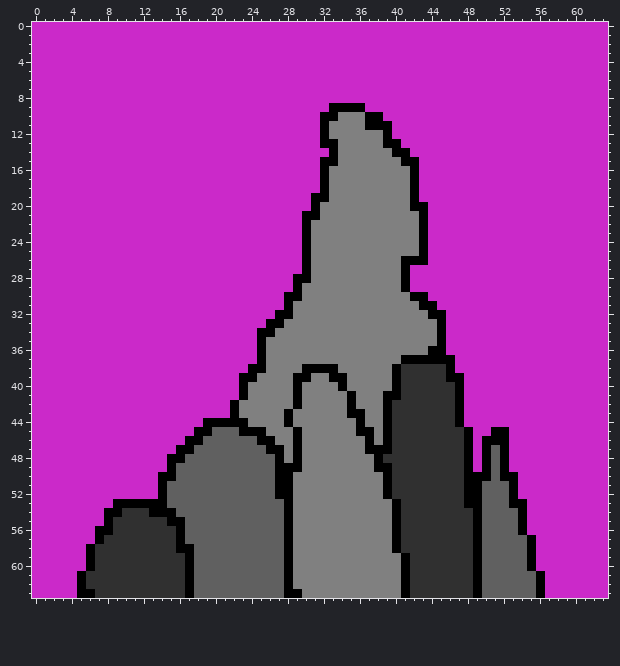
Pixel-art sprite -- Sprites/Turret/1.png. The picture above was drawn from the file before the commit.
The file is 64x64 pixels. Colours within 5 levels of each other are drawn and written as one.
After the commit:
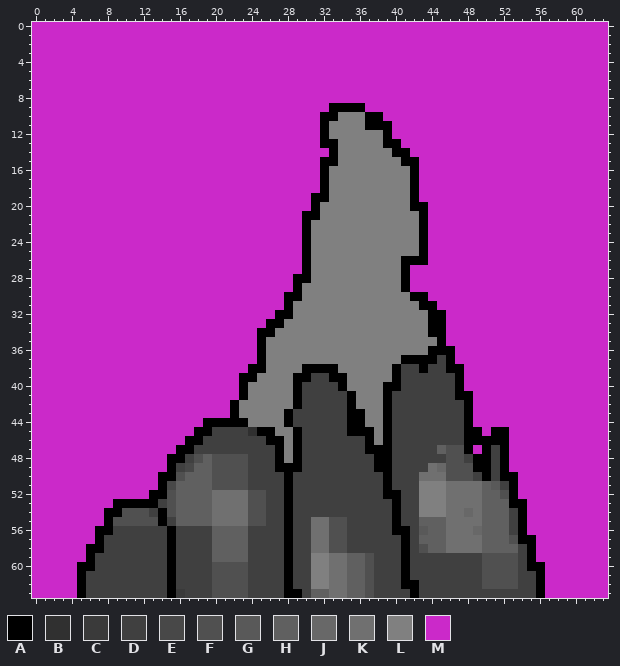
Palette (. is transparent): A #000000  B #303030  C #3a3a3a  D #404040  E #484848  F #505050  G #595959  H #606060  J #686868  K #707070  L #808080  M #cb29c9
Changes in this commit:
Changed rows in their new state; - is an unchanged pixel.
first column x 5:
33 ---------------------------------------A------------
34 ---------------------------------------A------------
36 -----------------------------------------A----------
37 ----------------------------------------D-----------
38 ------------------------------------DDADD-A---------
39 --------------------------DD--------DDDDDD----------
40 -------------------------DDDD-----A-DDDDDD----------
41 -------------------------DDDDD-----DDDDDDD-A--------
42 -------------------------DDDDD-----DDDDDDDDA--------
43 ------------------------DDDDDD-----DDDDDDDDA--------
44 ------------------------DDDDDDA----DDDDDDDDA--------
45 ---------------DDDDB-A---DDDDDA----DDDDDDDD-A-------
46 --------------DDDDDDD-A--DDDDDDD---DDDDDDDD-A-------
47 -------------DDDDDDDDD---DDDDDDD---DDDDDHFF---D-----
48 ------------DF-FFFFDDD---DDDDDDDD-ADDDDDDFFDA-D-----
49 -----------DE--FFFFDDD---DDDDDDDD--DDDDKJFFFA-D-----
50 -----------F---FFFFDDDD-DDDDDDDDDD-DDDKKKFFFD-D-----
51 ----------E----FFFFDDDD-DDDDDDDDDD-DDDLLLKKKK-GD----
52 --------A-F----KKKKFFDD-DDDDDDDDDD-ADDLLLKKKK--F----
53 ---------DF----KKKKFFDD-DDDDDDDDDDD-DDLLLKKKK-------
54 -----FFFD-F----KKKKFFDD-DDDDDDDDDDD-DDLLLKKJK---D---
55 ----FFFFFADH---KKKKFFDD-DDKKFFDDDDD-DDHHHKKKK---D---
56 ----DDDDDDADDDD----DDDD-DDKKFFDDDDD-ADGHHKKKJ---D---
57 ---DDDDDDDADDDD----DDDD-DDKKFFDDDDDDADHHHKKKK---FA--
58 --ADDDDDDDADDDD----DDDD-DDKKFFDDDDDDADFHHKKKK----D--
59 --DDDDDDDDADDDD----DDDD-DD--KKHHFDDD-DDDDDDDDFFFFD--
60 A-DDDDDDDDADDDDFFFFDDDD-DD--KKHHFDDD-DDDDDDDDFFFFD-A
61 -DDDDDDDDDADDDDFFFFDDDD-DD--KKHHFDDD-DDDDDDDDFFFFDD-
62 -DDDDDDDDDADDDDFFFFDDDD-DD--KKHHFDDD-ADDDDDDDFFFFDD-
63 -DDDDDDDDDACDDDFFFFDDDD--DHHKKHHFDDDDADDDDDDDDDDDDD-
Changed places in both pictures, as pixel boxes (x1, y1, x2, y2):
changed: (77, 319, 545, 598)
